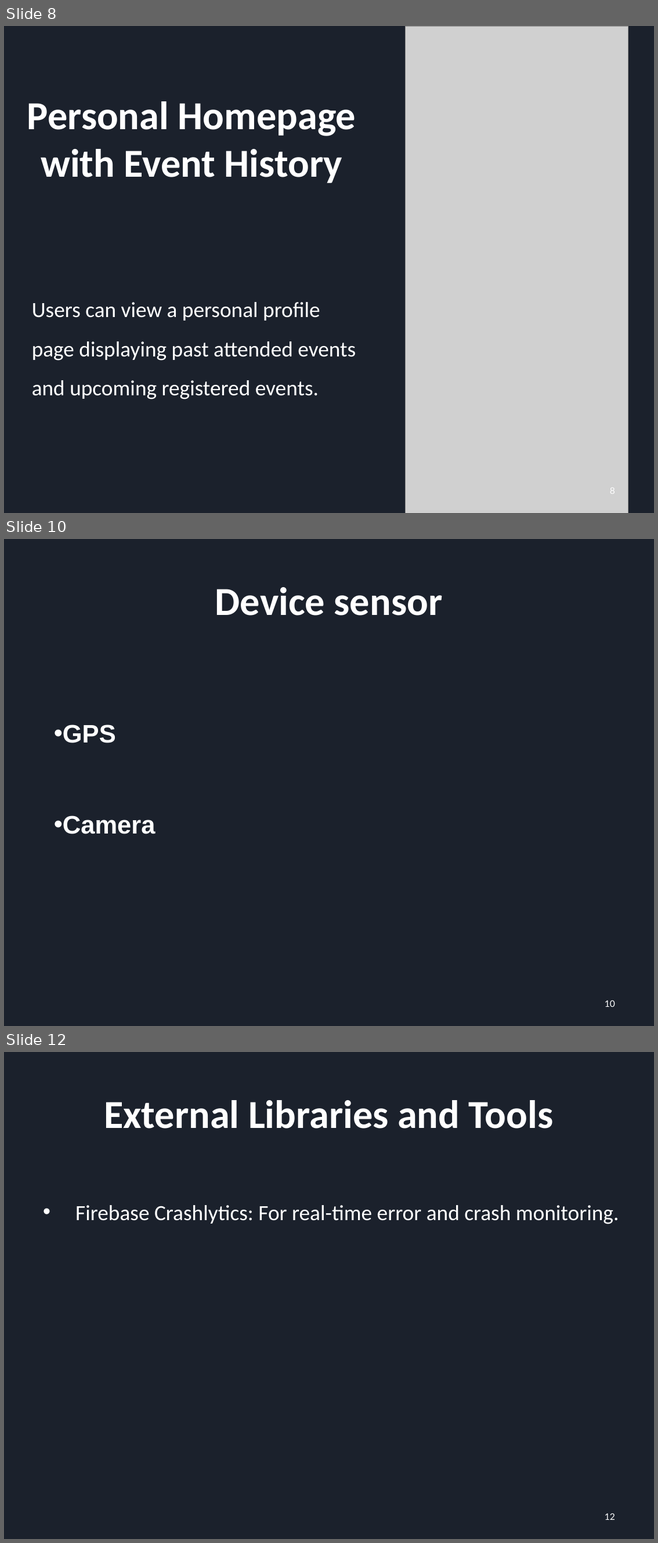
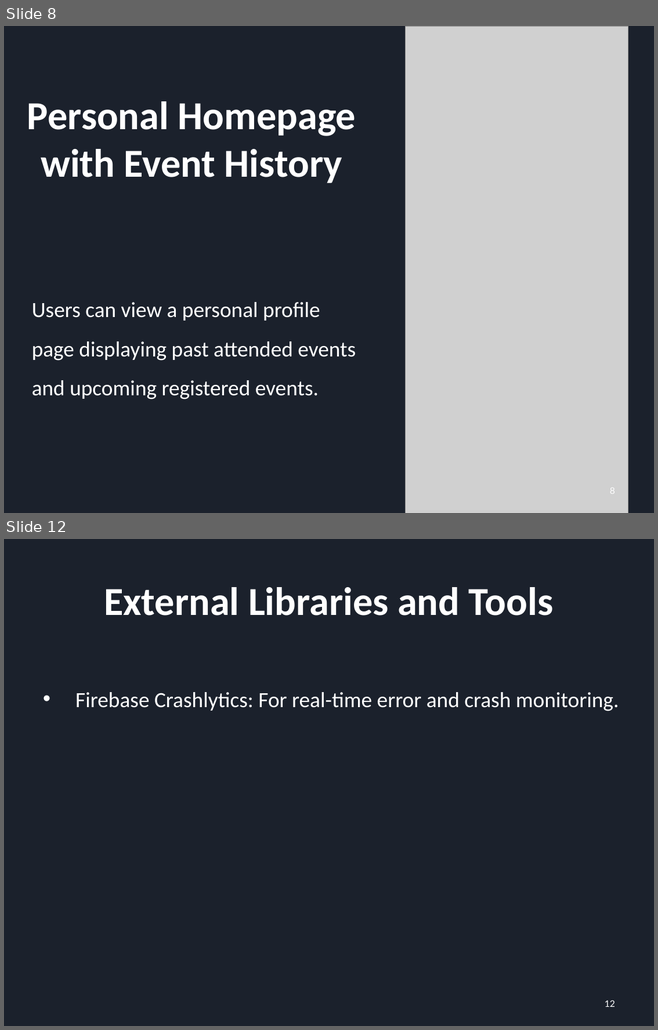
Before and after one commit to YuchenCao1/Jialong-Yuchen-Zihan-Team-BU-Event-Planer, a slide deck: First_PRE.pptx. Shown one above the other, each under a label of ours: slides 8, 10 and 12 before the commit, slides 8 and 12 after it; the slides between them are not shown. The pictures are 658x1543 and 658x1030 pixels, drawn with LibreOffice and Linux fonts; fonts in the diff are those of the drawing; grey boxes stand for pictures. Boxes give left, top, right and bottom in pixels: in the first picture for what was removed or moved away, otherwise in the second. Text is boxed around its words. In the diff, an @@ line names an element or a change of style, - is before the commit and + after.

```diff
--- a/First_PRE.pptx
+++ b/First_PRE.pptx
@@ slide 10 removed at [4,539,654,1026], background #1B212C @@
@@ title removed at [215,587,442,616] @@
-Device sensor
@@ text removed at [63,725,155,834] @@
-• GPS
-• Camera
@@ page number removed at [604,1000,615,1007] @@
-10
```
Also in this commit, not shown: 2 slides changed, 2 slides added, 1 other slide removed, 2 other files.
